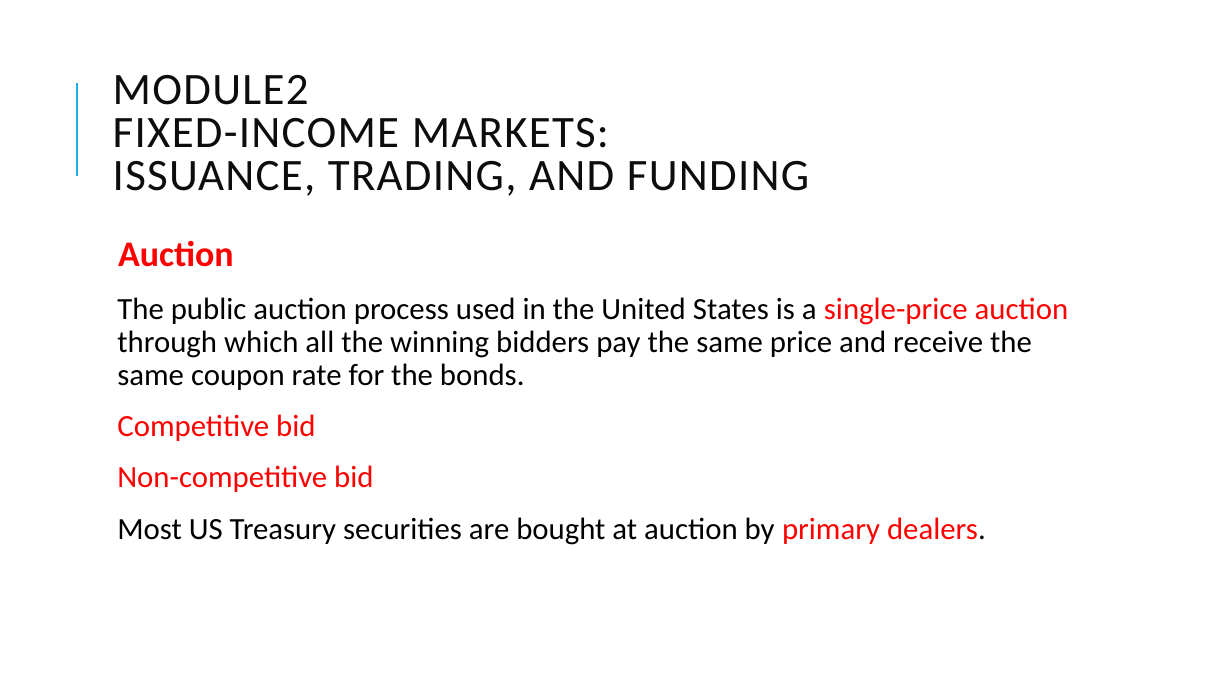
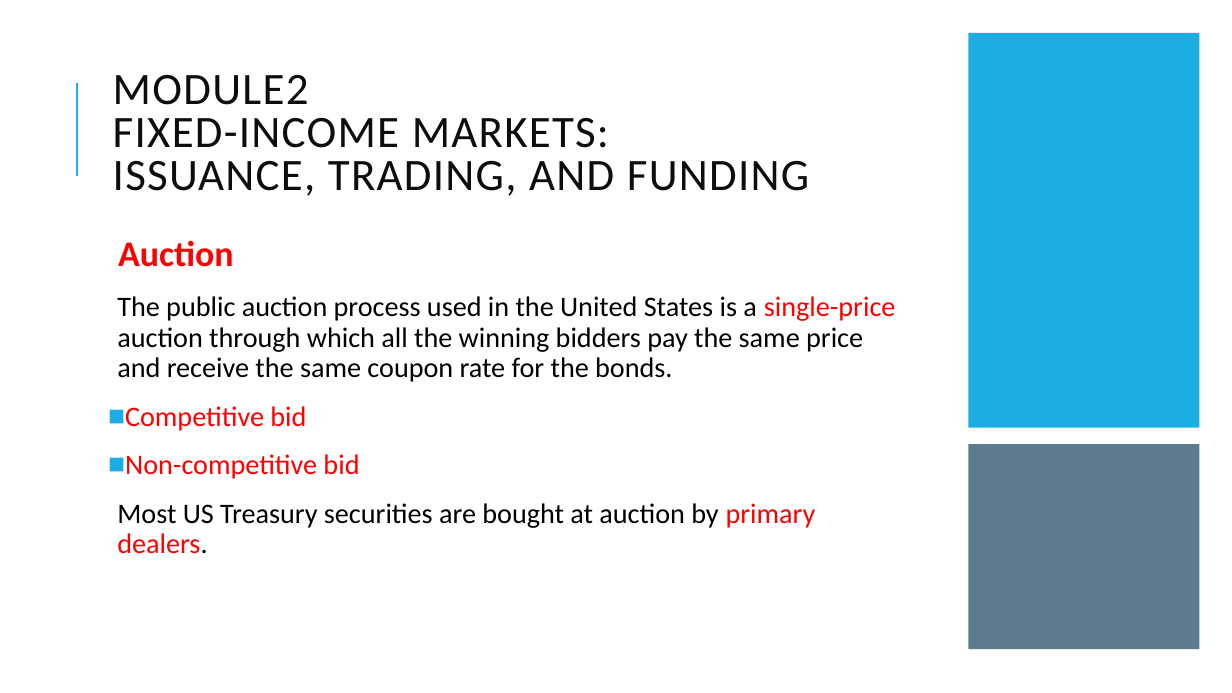
Before and after one commit to Isco0530/data, a slide deck: slide 64 of Fixed Income.pptx. Drawn at 1232x693 pixels with LibreOffice and Linux fonts; fonts in the diff are those of the drawing. Boxes give left, top, right and bottom in pixels: in the first picture for what was removed or moved away, otherwise in the second. Text is boxed around its words. In the diff, an @@ line names an element or a change of style, - is before the commit and + after.

```diff
--- a/Fixed Income.pptx
+++ b/Fixed Income.pptx
@@ rectangle added at [969,33,1200,428], fill #1CADE4 @@
@@ text at [117,296,896,554]: size 24 to 22 pt; text colour #FF0000 to #000000 in "auction"; bullet   to ■ @@
@@ rectangle added at [969,445,1200,650], fill #335B74 at 80% opacity @@
```
Also in this commit, not shown: 4 other slides changed.
